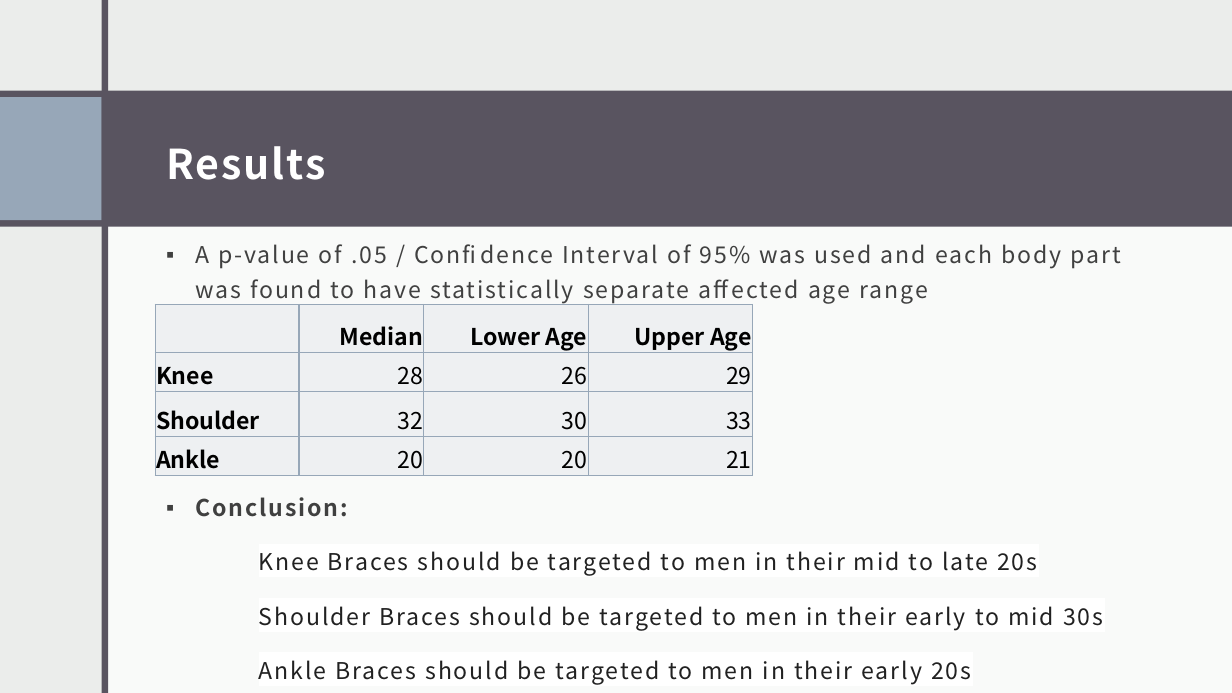
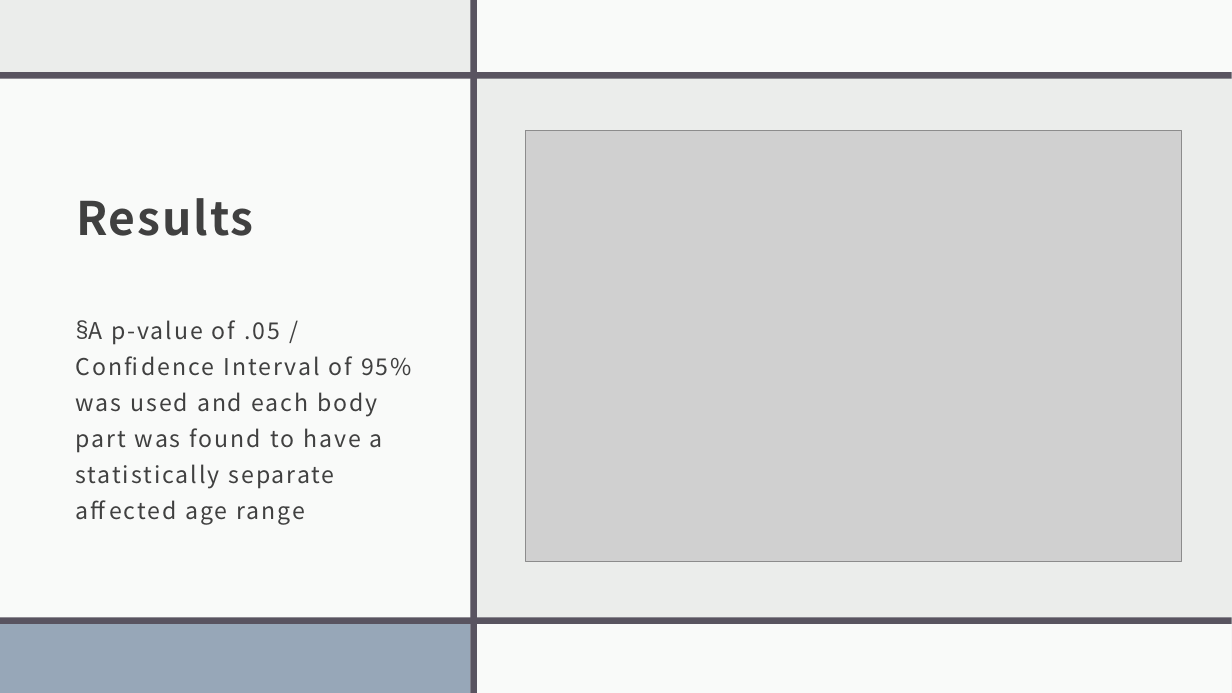
Before and after one commit to stevenlray/datascience_braces, a slide deck: slide 9 of Business Presentation.pptx (slide 7 before the commit). Drawn at 1232x693 pixels with LibreOffice and Linux fonts; fonts in the diff are those of the drawing; grey boxes stand for pictures. Boxes give left, top, right and bottom in pixels: in the first picture for what was removed or moved away, otherwise in the second. Text is boxed around its words. In the diff, an @@ line names an element or a change of style, - is before the commit and + after.

```diff
--- a/Business Presentation.pptx
+++ b/Business Presentation.pptx
@@ rectangle added at box(0, 0, 1232, 693), fill #EBEDEB @@
@@ rectangle removed at box(470, 0, 476, 693) @@
@@ rectangle added at box(470, 0, 476, 693), fill #595460 @@
@@ rectangle added at box(470, 0, 477, 693), fill #595460 @@
@@ rectangle added at box(473, 0, 1232, 78), fill #FFFFFF at 75% opacity @@
@@ rectangle added at box(477, 0, 1232, 693), fill #FFFFFF at 75% opacity @@
@@ rectangle added at box(0, 77, 470, 621), fill #FFFFFF at 75% opacity @@
@@ rectangle added at box(0, 72, 1232, 79), fill #595460 @@
@@ title "Results": place and size @@
-title "Results" at box(166, 146, 325, 180)
+title "Results" at box(76, 198, 254, 236)
@@ title "Results" at box(76, 198, 254, 236): size 32 to 36 pt, text colour #FFFFFF to #404040; line spacing 1 to 1.5 @@
@@ picture added at box(526, 131, 1182, 563) @@
@@ text at box(76, 320, 412, 524): text changed @@
-▪ A p-value of .05 / Confidence Interval of 95% was used and each body part was found to have statistically separate affected age range
+§ A p-value of .05 / Confidence Interval of 95% was used and each body part was found to have a statistically separate affected age range
@@ table removed at box(155, 305, 753, 476), 4 rows, 4 columns @@
- | Median | Lower Age | Upper Age
-Knee | 28 | 26 | 29
-Shoulder | 32 | 30 | 33
-Ankle | 20 | 20 | 21
@@ text removed at box(195, 497, 1103, 684) @@
-▪ Conclusion:
-        Knee Braces should be targeted to men in their mid to late 20s
-Shoulder Braces should be targeted to men in their early to mid 30s
-Ankle Braces should be targeted to men in their early 20s
@@ rectangle added at box(0, 621, 470, 693), fill #97A7B8 @@
@@ rectangle added at box(0, 617, 1232, 624), fill #595460 @@
@@ rectangle added at box(477, 623, 1232, 693), fill #FFFFFF at 75% opacity @@
```
Also in this commit, not shown: 4 other slides changed, 3 slides added.
